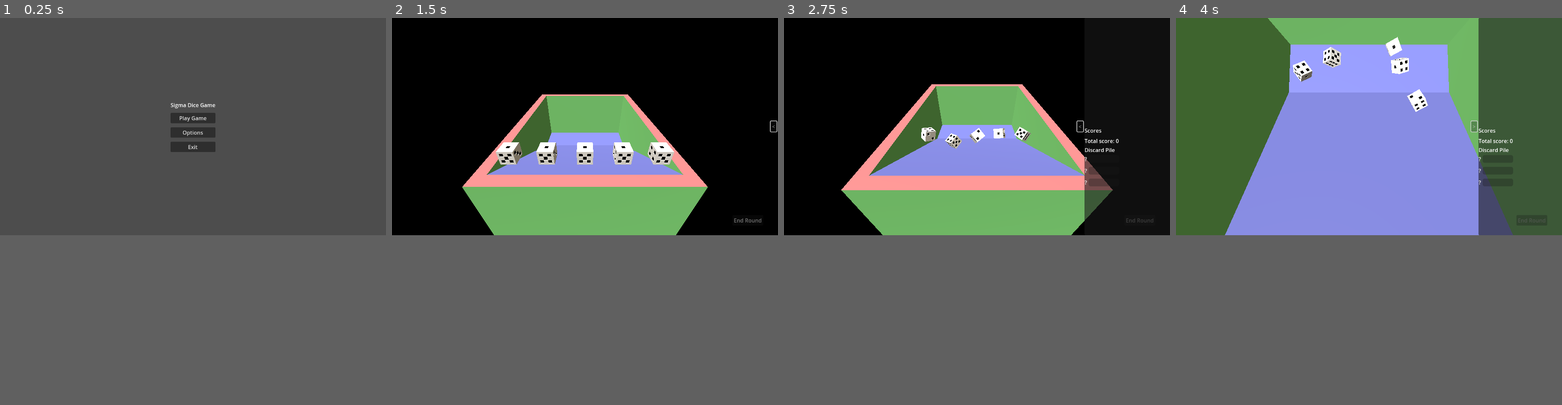
Above: before the commit, frames 1-4 (left to right).
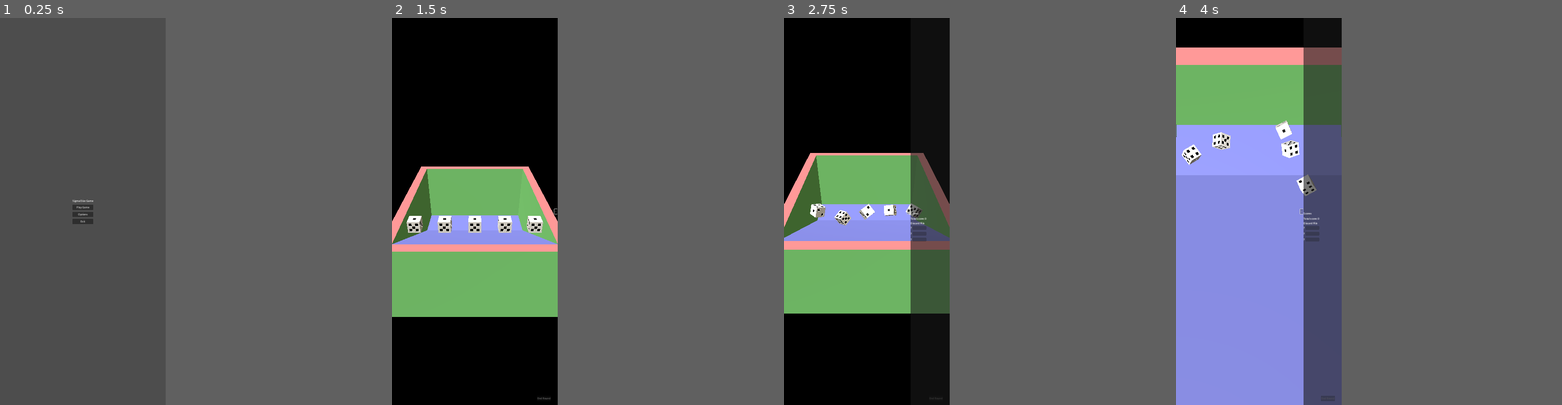
Above: after the commit, the same moments.

Repository: Inglo-Games/SigmaDiceGame
Game: Godot game, scene res://Scenes/Menus/MainMenu.tscn
The game is run twice, just before and just after one commit, with the same random seed, the same clock (stepped at 60 frames per second) and the same inputs.
Inputs (mouse positions are in pixels of both pictures, inside the frame that each line leads up to):
- Up to frame 1 (0.25 s): no input
- Up to frame 2 (1.5 s): click "Play Game" at 0.5 s; click "<" at 1.25 s
- Up to frame 3 (2.75 s): move the mouse to (1061, 114) at 2.02 s; tap Space (launch_dice) at 2.1 s; click (1061, 114) at 2.17 s
- Up to frame 4 (4 s): move the mouse to (1291, 137) at 2.77 s; click (1291, 137) at 2.85 s; click ">" at 3.5 s
The window is 799x449 before the commit and 343x800 after it. Grey fills any space a smaller window leaves; there, only what the larger window draws over its background counts as a difference.

The runs differ from the first frame. In frame 1, 1.2% of the frame differs, in the area x 18-56%, y 22-54%; in frame 2, 28%; in frame 3, 32%; in frame 4, 47%, in the area x 0-88%, y 0-100%.

Commit message:
Set viewport and camera for mobile displays

Diff:
--- a/game/Scenes/Game.gd
+++ b/game/Scenes/Game.gd
@@ -8,14 +8,14 @@
 		Vector3(1, 0, 0),
 		Vector3(0, 0.866025, -0.5),
 		Vector3(0, 0.5, 0.866025),
-		Vector3(0, 4, 2)
+		Vector3(0, 6.5, 7)
 )
 # Transform for camera during dice selection phase
 const CAM_END_POS = Transform3D(
 		Vector3(1, 0, 0),
-		Vector3(0, -0, -1),
-		Vector3(0, 1, -0),
-		Vector3(0, 2, -7)
+		Vector3(0, 0, -1),
+		Vector3(0, 1, 0),
+		Vector3(0, 6.5, -7)
 )
 
 # Game state and logic object
--- a/game/Scenes/Game.tscn
+++ b/game/Scenes/Game.tscn
@@ -42,7 +42,7 @@
 transform = Transform3D(1, 0, 0, 0, 1, 0, 0, 0, 1, 2.4, 1, -1.5)
 
 [node name="Camera3D" type="Camera3D" parent="."]
-transform = Transform3D(1, 0, 0, 0, 0.866025, 0.5, 0, -0.5, 0.866025, 0, 4, 2)
+transform = Transform3D(1, 0, 0, 0, 0.866025, 0.5, 0, -0.5, 0.866025, 0, 6.5, 7)
 current = true
 
 [node name="DirectionalLight3D" type="DirectionalLight3D" parent="."]
--- a/game/project.godot
+++ b/game/project.godot
@@ -14,6 +14,16 @@
 run/main_scene="res://Scenes/Menus/MainMenu.tscn"
 config/features=PackedStringArray("4.2", "Mobile")
 config/icon="res://icon.svg"
+
+[display]
+
+window/size/viewport_width=1080
+window/size/viewport_height=2520
+window/size/mode=3
+window/energy_saving/keep_screen_on=false
+window/stretch/mode="canvas_items"
+window/stretch/aspect="keep_height"
+window/handheld/orientation=1
 
 [input]
 
